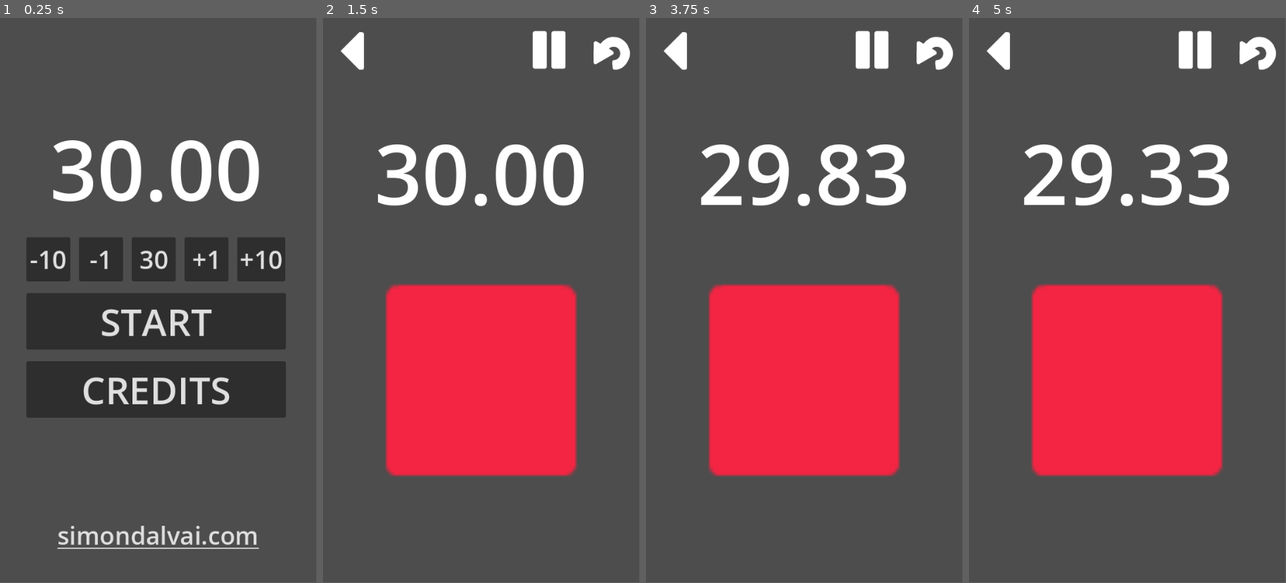
Above: before the commit, frames 1-4 (left to right).
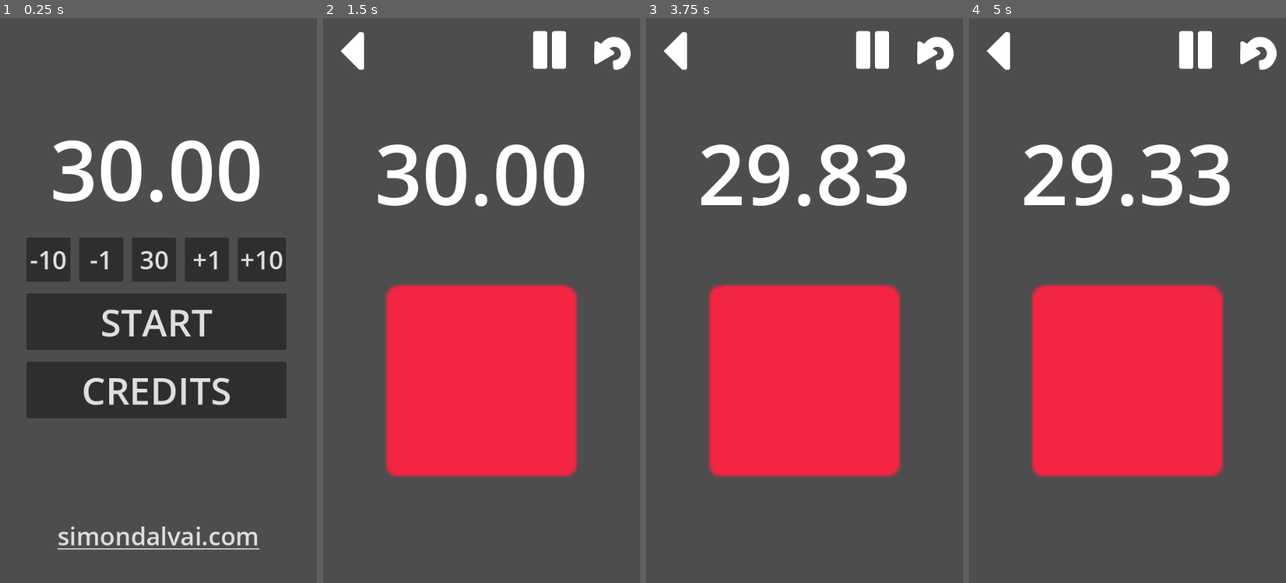
Above: after the commit, the same moments.

Repository: dulvui/condor
Game: Godot game, scene res://src/menu/Menu.tscn
Same seed, same stepped clock (60 frames per second), same inputs: the game is played once before the commit and once after it. Sound files missing from this copy of the repository are replaced by a short silence.
Inputs (mouse positions are in pixels of both pictures, inside the frame that each line leads up to):
- Up to frame 1 (0.25 s): no input
- Up to frame 2 (1.5 s): click "START" at 0.5 s; click (611, 51) at 1.25 s
- Up to frame 3 (3.75 s): click (934, 51) at 2 s; click (934, 51) at 2.75 s; click (804, 373) at 3.5 s
- Up to frame 4 (5 s): click (1127, 373) at 4.25 s
In our replay, the window is 449x799 before the commit and 450x800 after it. These sizes can differ from the game's own. Grey fills any space a smaller window leaves; there, only what the larger window draws over its background counts as a difference.

The runs differ from the first frame. In frame 1, 2.2% of the frame differs, in the area x 9-91%, y 21-95%; in frame 2, 1.2%; in frame 3, 1.2%; in frame 4, 1.2%.

Commit message:
enable viewport stretch

Diff:
--- a/app/project.godot
+++ b/app/project.godot
@@ -13,6 +13,7 @@
 config/name="Fanta Timer"
 run/main_scene="res://src/menu/Menu.tscn"
 config/features=PackedStringArray("4.1", "GL Compatibility")
+boot_splash/bg_color=Color(0, 0, 0, 1)
 
 [autoload]
 
@@ -22,6 +23,7 @@
 
 window/size/viewport_width=540
 window/size/viewport_height=960
+window/stretch/mode="viewport"
 window/handheld/orientation=1
 
 [rendering]
